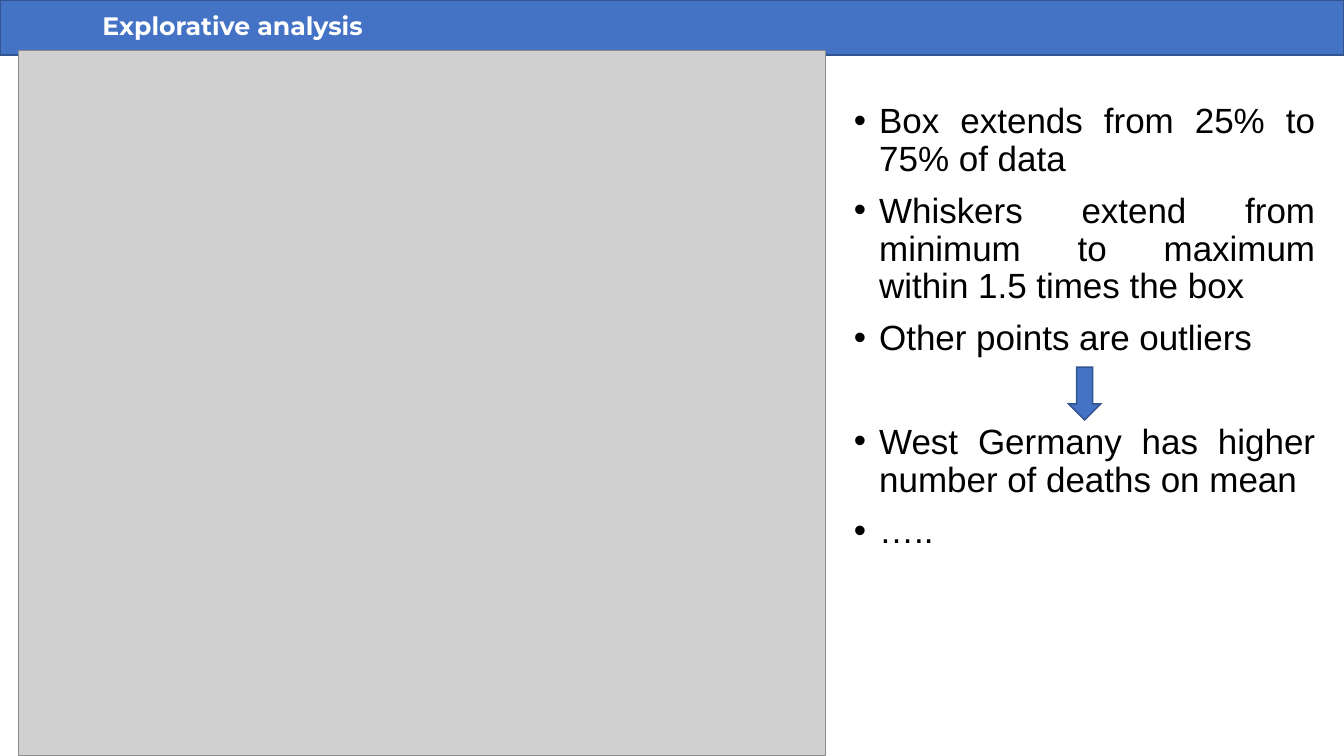
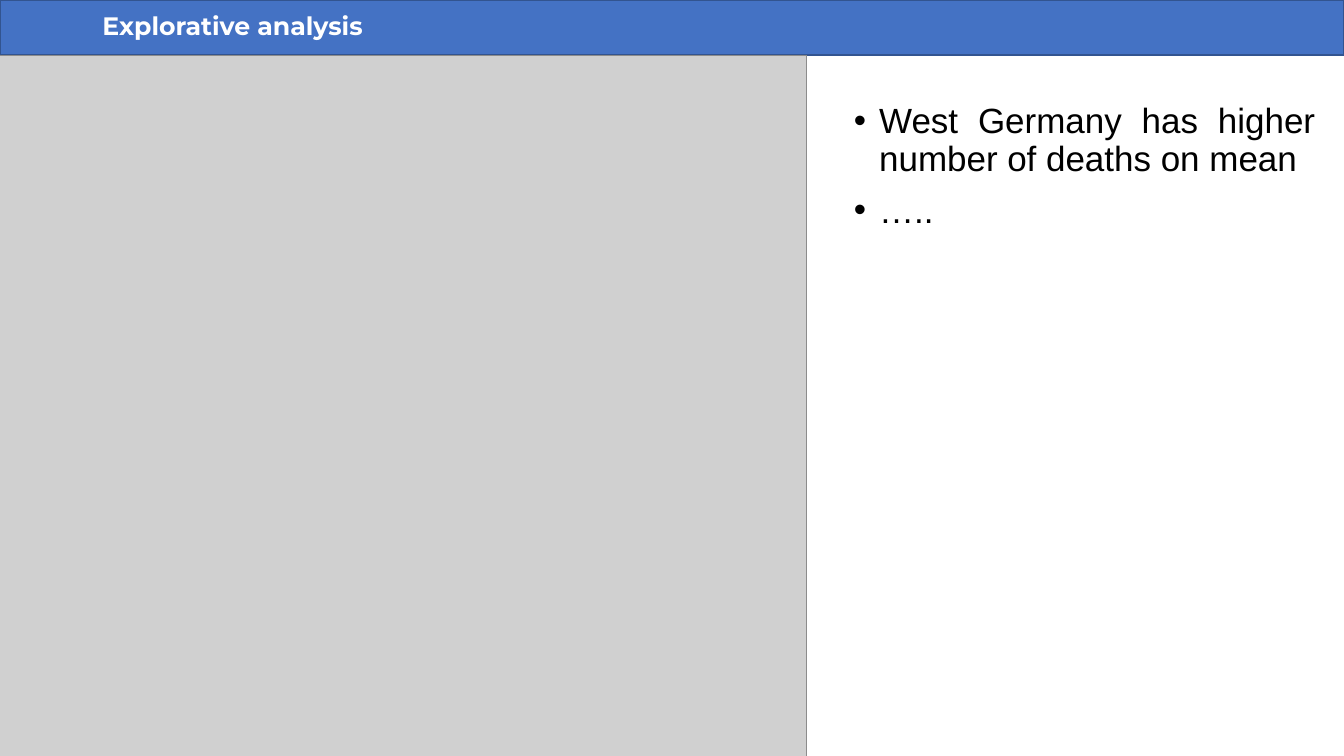
Before and after one commit to saraserafino/UVB-exposure-on-melanoma-mortality, a slide deck: slide 12 of UVB-exposure-on-melanoma-mortality.pptx (slide 11 before the commit). Drawn at 1344x756 pixels with LibreOffice and Linux fonts; fonts in the diff are those of the drawing; grey boxes stand for pictures. Boxes give left, top, right and bottom in pixels: in the first picture for what was removed or moved away, otherwise in the second. Text is boxed around its words. In the diff, an @@ line names an element or a change of style, - is before the commit and + after.

```diff
--- a/UVB-exposure-on-melanoma-mortality.pptx
+++ b/UVB-exposure-on-melanoma-mortality.pptx
@@ picture: place and size @@
-picture at (19, 50, 826, 756)
+picture at (0, 55, 807, 756)
@@ text at (879, 107, 1315, 357): paragraphs removed @@
-• Box extends from 25% to 75% of data
-• Whiskers extend from minimum to maximum within 1.5 times the box
-• Other points are outliers
@@ down arrow removed at (1069, 367, 1101, 419) @@
```
Also in this commit, not shown: 7 other slides changed, 2 slides added, 1 slide removed, 26 other files.
